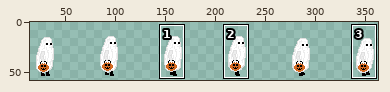
Edited in one commit: sprite sheet (Assets/Materials/3d_animations/Main_hero_anim/main_char_right_walk.png). The first picture is a wide view before the edit; the outline marks the close-up.
Close-up. The starting point:
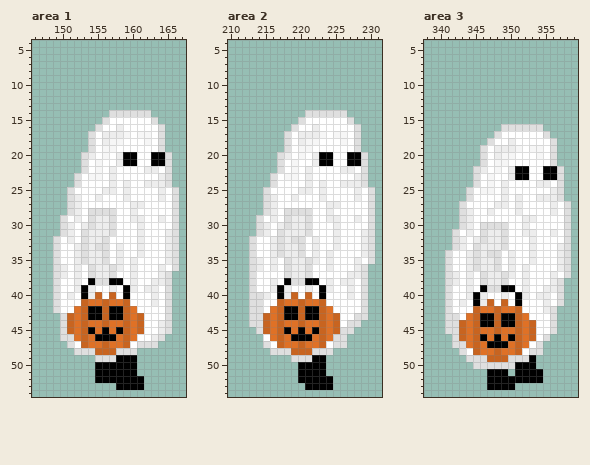
The file is 384x64 pixels. Colours within 5 levels of each other are drawn and written as one. Shown: area 1: x 146..167, y 4..54; area 2: x 210..231, y 4..54; area 3: x 338..359, y 4..54. The wide view leaves out empty margins. The commit also changed other parts of the picture, which this record leaves out.
The same view after the edit:
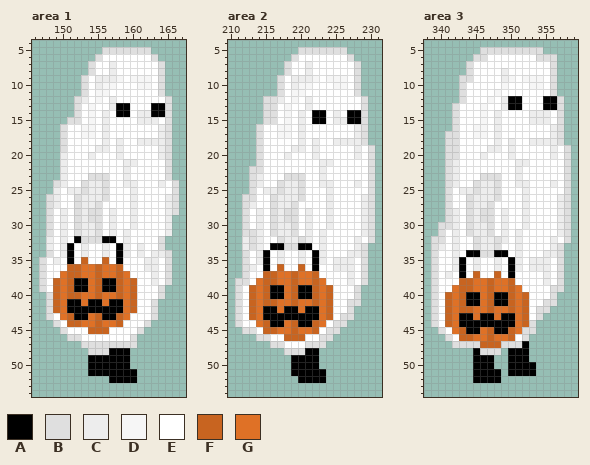
Palette (. is transparent): A #000000  B #dfdfdf  C #ededed  D #f6f6f6  E #ffffff  F #c86420  G #df7126
Difference:
Changed rows in their new state; - is an unchanged pixel.
Area 1:
first column x 147:
 5 ---------BBBBBBB----
 6 --------BEEEEEEEB---
 7 -------BEECEEEEEEB--
 8 -------BEECEEEEEEB--
 9 ------BECCCDEDDDEB--
10 ------BECDDEEEDDEB--
11 ------BEDDEEEEEEEB--
12 -----BCEDECEEEEEEEB-
13 -----BEDEECAAEEEAAB-
14 -----BEDECEAAECCAAB-
15 ----BBEDEC----CCCEB-
16 ---BEEDDEC-E-----CB-
17 ---BEEDD--EEE-EE-CB-
18 ---BEEEE--EC--CCCCB-
19 ---BEEEECCEC-----CB-
20 ---CEEE--E--EE--EC--
21 ---CEEE-E--ECC--EE--
22 ---CEEE-E-E-C--EE---
23 ---CEE-BBBE-C----E--
24 --BCEEBCCBE--C-EE-EB
25 --CECCBCCBE-EC---E--
26 -BCEEBCC-B--EC---EC-
27 -BCEEBCCB-----E---C-
28 -BECEBC--EC-------C-
29 -BEC-BC-BEC---E--EC.
30 -BECEB-CBEC--CE---C.
31 -BECEBC-BEC-C-E----.
32 -CECEA-BBAA-C-E--B..
33 -CECAECEEC-AC----B..
34 -BECAECEEC-AC---CCB.
35 BEC-AEFEEF-A-E-CC-B.
36 BEEEFFGGFGGF-E-CCEB.
37 BEEGFFGGFGGFGE--CE--
38 BEFGFAAGFA-FGF---E--
39 BEFGFA-GFAAFGF-EEB.-
40 -BFGFFGG-GGFGF--EB.-
41 -BFGAAGAAGAAGF--B..-
42 -BFGAAA--A--GF--B..-
43 -BEG-AAGFA-FGEE-B..-
44 --BE-FG-FG-FEEEB...-
45 ----EEEFFFEEEEB....-
46 ---.-BEEEEEEEB....--
47 ----..BBBBBBBB...---
48 -----..-BBAAA.------
49 -------AAAA--.------
50 -------A-----.------
51 -------A------------
52 --------..----.-----
53 -----------....-----
Area 2:
first column x 211:
 5 ---------BBBBBBB----
 6 --------BEEEEEEEB---
 7 -------BEECEEEEEEB--
 8 -------BEECEEEEEEB--
 9 ------BECCCDEDDDEB--
10 ------BECDDEEEDDEB--
11 ------BEDDEEEEEEEB--
12 ----BBCEDECEEEEEEEB-
13 ----BBEDEECEEEEEEEB-
14 ----BBEDECEAAECEAAB-
15 ----BBEDEC-AA-CCAAB-
16 ---BEEDDEC-E-----CB-
17 ---BEEDD--EEE-EE-CB-
18 ---BEEEE--EC--CCCCB-
19 ---BEEEECCEC-----CEB
20 ---BEEE--E--EE--ECEB
21 ---BEEE-E--ECC--EEEB
22 --BBEEE-E-E-C--EE-EB
23 --BCEE-BBBE-C----EEB
24 --BCEEBCCBE--C-EE-EB
25 --BECCBCCBE-EC---E--
26 -BBEEBCC-B--EC---EC-
27 -BCEEBCCB-----E---C-
28 -BECEBC--EC-------C-
29 -BEC-BC-BEC---E--EC-
30 -BECEB-CBEC--CE---C-
31 -BBCEBC-BEC-C-E-----
32 -C-C-E--C-CEC-E--CE-
33 -C-C-AABBAAEC-E--CB.
34 -BECAECEEC-ACE--CCB.
35 -BE-AECEE-EACECCCEB.
36 -BCEAEFEEFEA-ECCCE--
37 -BE-FFGGFGGF-----E--
38 BBEGFFGGFGGFGE-E----
39 BEFGFA-GFAAFGF--EB.-
40 BEFGFA-G-AAFGF--EB.-
41 BEFGFFG-FG-FGF--BB.-
42 BEFGAAG--G--GF--B..-
43 BEFGAAA--A--GFEBB..-
44 BEEG-AA-FAAFGEBB..--
45 -BBE-FGGFG-FEBB..---
46 ---BBEEFFFEEBB..----
47 ----.BBEEEBBB...----
48 -----..-BBAA..------
49 --------AAA-.-------
50 --------A---.-------
51 --------A-----------
52 -------------.------
53 ----------....------
Area 3:
first column x 339:
 5 -------BBBBBBBBB----
 6 ------BBEEEEEEEBBB--
 7 -----BEEEEEEEEEEEB--
 8 -----BEEEECEEEEEEB--
 9 ----BBEEEECDEDDDEB--
10 ----BEEEEEDEEEDDEB--
11 ----BEEEEDEEEEEEEB--
12 ----BEEEDECAAEEEAAB-
13 ---BEEEDEECAAEEEAAB-
14 ---BEEEDECEEEECCCEB-
15 ---BEEEDECEEEECCCEB-
16 ---BEEDDECEEEEEEECB-
17 --BBEEDDEC------ECB-
18 --BBEEEEEC----CCCCB-
19 --BBEEEEC-E-E-EE-CEB
20 --BBEEEC-EEC---E-CEB
21 --BCEEEE-EE-CC---EEB
22 --BCEEEE-E-ECE--EEEB
23 --BCEEEBBB-ECE--EEEB
24 --BCEE-CCBE-CC-EECEB
25 --BECCBCCBE--C---EEB
26 --BEE-CCCBE-EC-EEECB
27 --BEEBCCBEE-EC---EC-
28 --BCEBCBB-C-EC---EC-
29 --BCEBCBB-C---E---C-
30 -BBCEBCC-EC-------C-
31 -BEC-BCCBEC-CEE--EC-
32 BBECE-BC-BC-C-E--C--
33 BCECE----BE-C-E--CB.
34 BEEC-AAB-AAEC-E-CCB.
35 BEECAECEEC-AC--CC-B.
36 BEECAECEEC-ACECCC-B.
37 BECEAEFEEFEA-E--CEB.
38 BEEEFFGGFGGF-E--CE--
39 BEEGFFGGFGGFGE--EB--
40 BEFGFA-GFAAFGF-EEB.-
41 BEFGFA-G-AAFGF--BB.-
42 BEFGFFG-FG-FGF-BB.--
43 BEFGAAG--G--GF-B..--
44 BEFGAAA--A--GFB...--
45 -BEG-AA-FAAFGBB...--
46 --BE-FGGFG-FEB...---
47 -----BBFFFBBBA..----
48 ----..ABBB.AAA..----
49 -----.AAA..AAA.-----
50 ------AAA..A--------
51 ------AA--.A---.----
52 ------AA--......----
53 --------....--------
